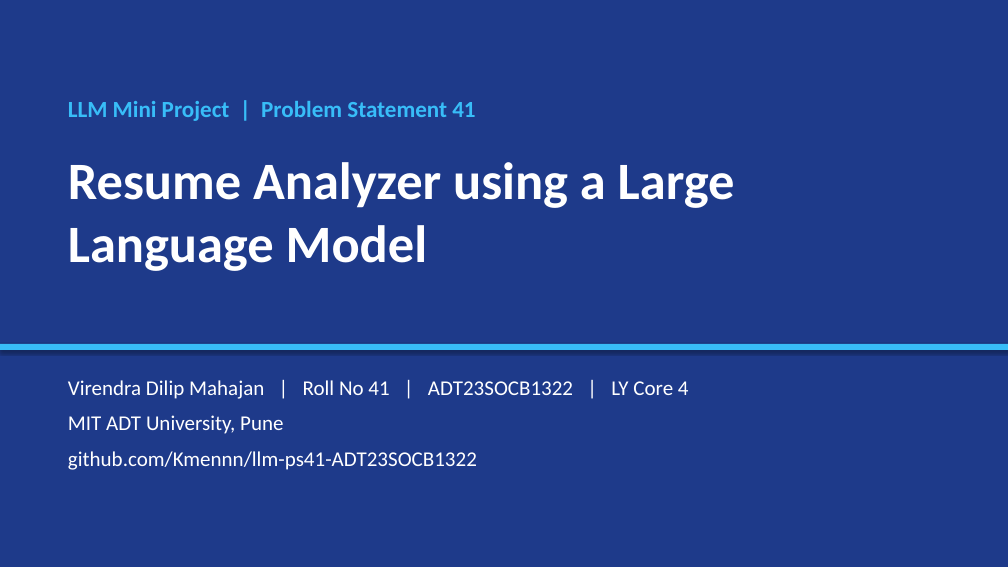
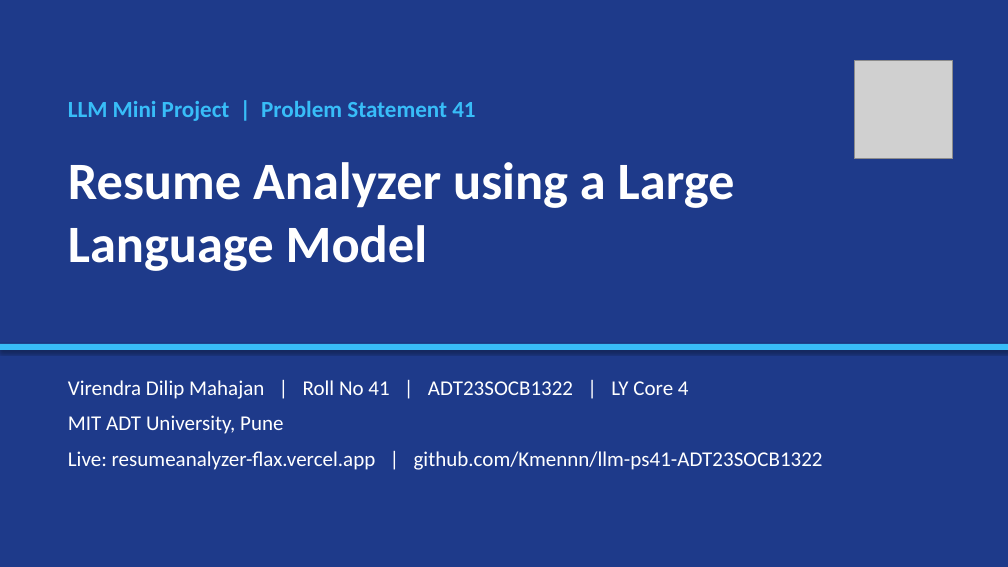
Before and after one commit to Kmennn/llm-ps41-ADT23SOCB1322, a slide deck: slide 1 of Presentation.pptx. Drawn at 1008x567 pixels with LibreOffice and Linux fonts; fonts in the diff are those of the drawing; grey boxes stand for pictures. Boxes give left, top, right and bottom in pixels: in the first picture for what was removed or moved away, otherwise in the second. Text is boxed around its words. In the diff, an @@ line names an element or a change of style, - is before the commit and + after.

```diff
--- a/Presentation.pptx
+++ b/Presentation.pptx
@@ picture added at [854,60,953,159] @@
@@ text at [68,451,823,470]: text changed @@
-github.com/Kmennn/llm-ps41-ADT23SOCB1322
+Live: resumeanalyzer-flax.vercel.app | github.com/Kmennn/llm-ps41-ADT23SOCB1322
```
Also in this commit, not shown: 13 other slides changed, 24 other files.
